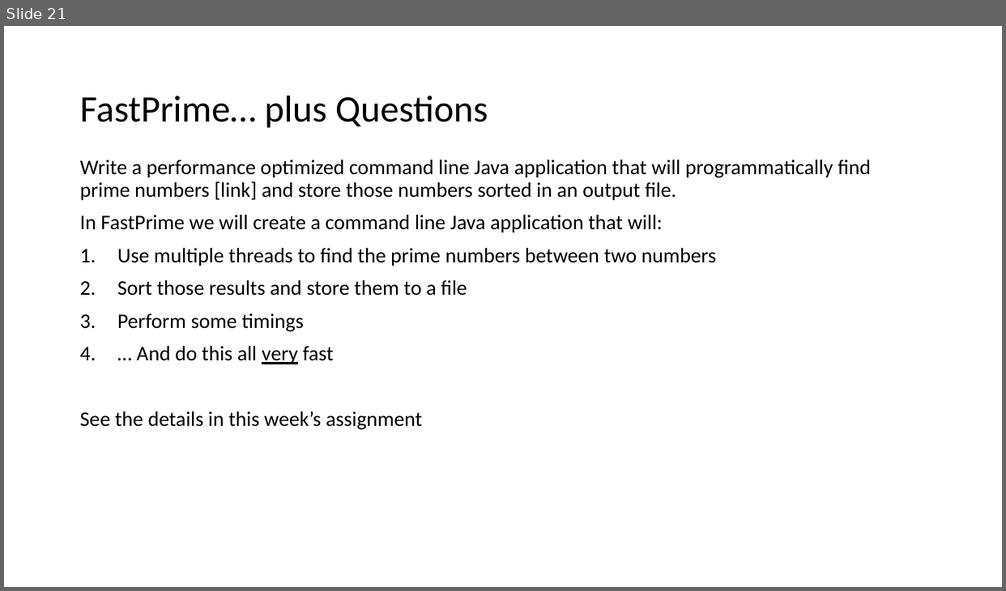
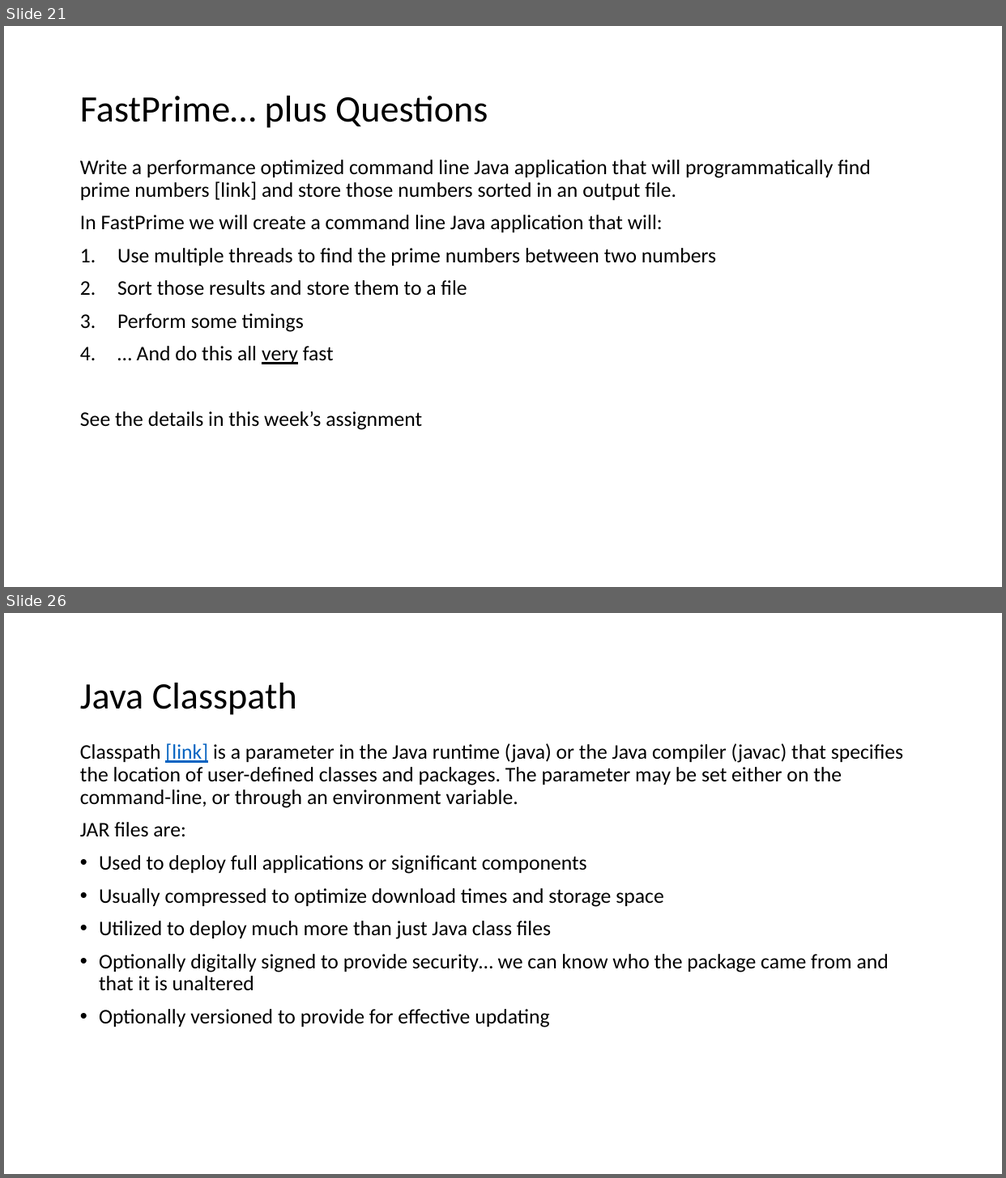
Before and after one commit to EricJPogue/www-epogue-info, a slide deck: CPSC-24500/Week05/2017SpringW05Slides.pptx. Shown one above the other, each under a label of ours: slide 21 before the commit, slides 21 and 26 after it; the slides between them are not shown. The pictures are 1006x591 and 1006x1178 pixels, drawn with LibreOffice and Linux fonts; fonts in the diff are those of the drawing. Boxes give left, top, right and bottom in pixels: in the first picture for what was removed or moved away, otherwise in the second. Text is boxed around its words. In the diff, an @@ line names an element or a change of style, - is before the commit and + after.

```diff
--- a/CPSC-24500/Week05/2017SpringW05Slides.pptx
+++ b/CPSC-24500/Week05/2017SpringW05Slides.pptx
@@ slide 26 added at (4, 613, 1002, 1174), background #FFFFFF @@
@@ title added at (80, 683, 297, 715), 36 pt, text #000000 @@
+Java Classpath
@@ text added at (80, 743, 904, 1028), 20 pt, text #000000 @@
+Classpath [link] is a parameter in the Java runtime (java) or the Java compiler (javac) that specifies the location of user-defined classes and packages. The parameter may be set either on the command-line, or through an environment variable.
+JAR files are:
+• Used to deploy full applications or significant components
+• Usually compressed to optimize download times and storage space
+• Utilized to deploy much more than just Java class files
+• Optionally digitally signed to provide security… we can know who the package came from and that it is unaltered
+• Optionally versioned to provide for effective updating
```
Also in this commit, not shown: 2 slides changed, 16 other slides added, 2 slides removed, 1 other file.
